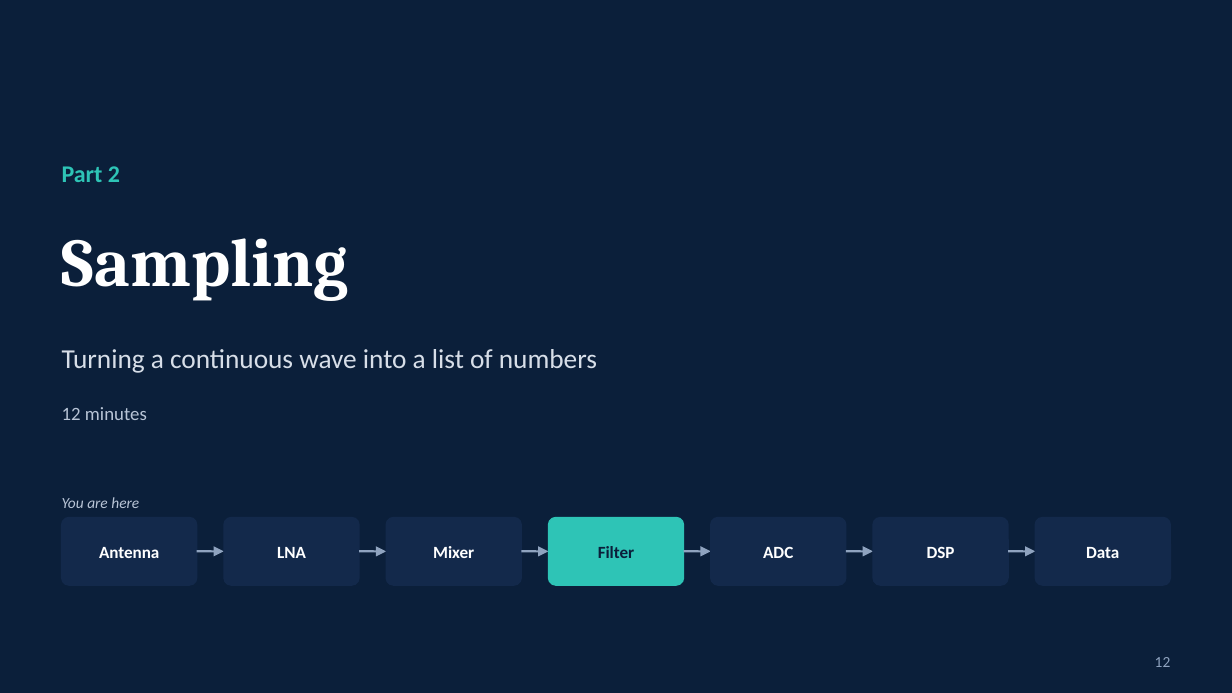
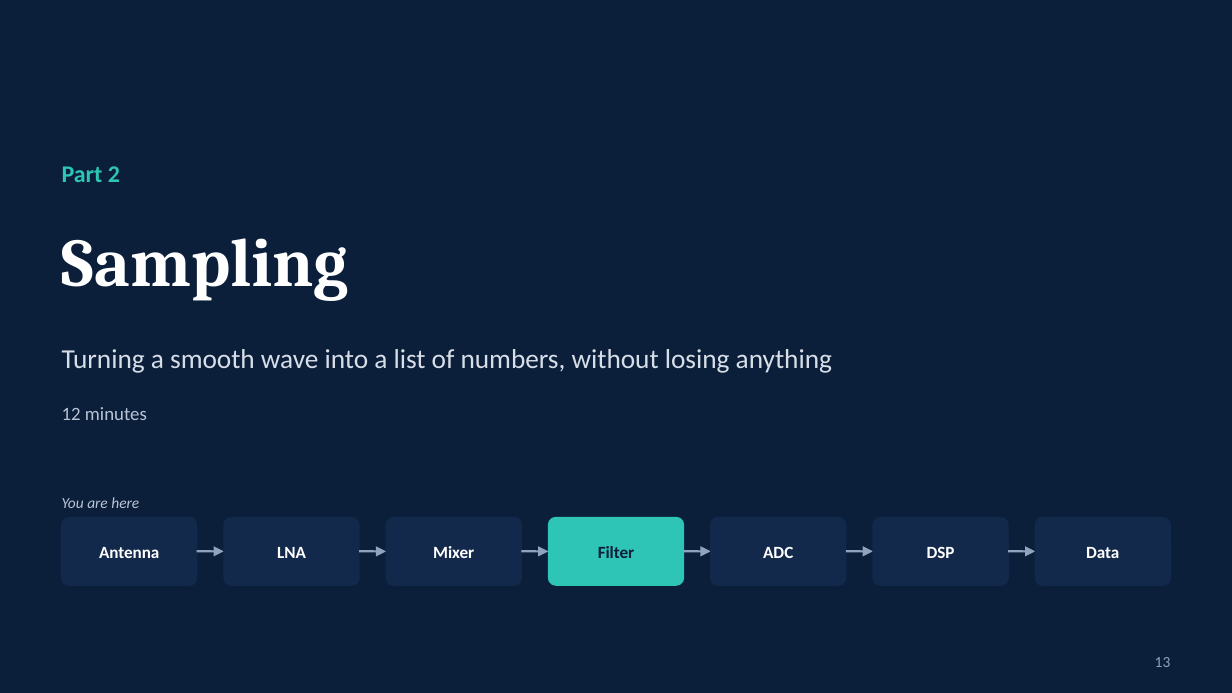
Before and after one commit to shivarampb/RF_Signal_Processing_Equations, a slide deck: slide 13 of presentation/RF_Signal_Processing.pptx (slide 12 before the commit). Drawn at 1232x693 pixels with LibreOffice and Linux fonts; fonts in the diff are those of the drawing. Boxes give left, top, right and bottom in pixels: in the first picture for what was removed or moved away, otherwise in the second. Text is boxed around its words. In the diff, an @@ line names an element or a change of style, - is before the commit and + after.

```diff
--- a/presentation/RF_Signal_Processing.pptx
+++ b/presentation/RF_Signal_Processing.pptx
@@ text at [62, 349, 832, 373]: text changed @@
-Turning a continuous wave into a list of numbers
+Turning a smooth wave into a list of numbers, without losing anything
@@ text at [1155, 657, 1171, 667]: text changed @@
-12
+13
```
Also in this commit, not shown: 32 other slides changed, 18 slides added, 11 slides removed, 7 other files.
